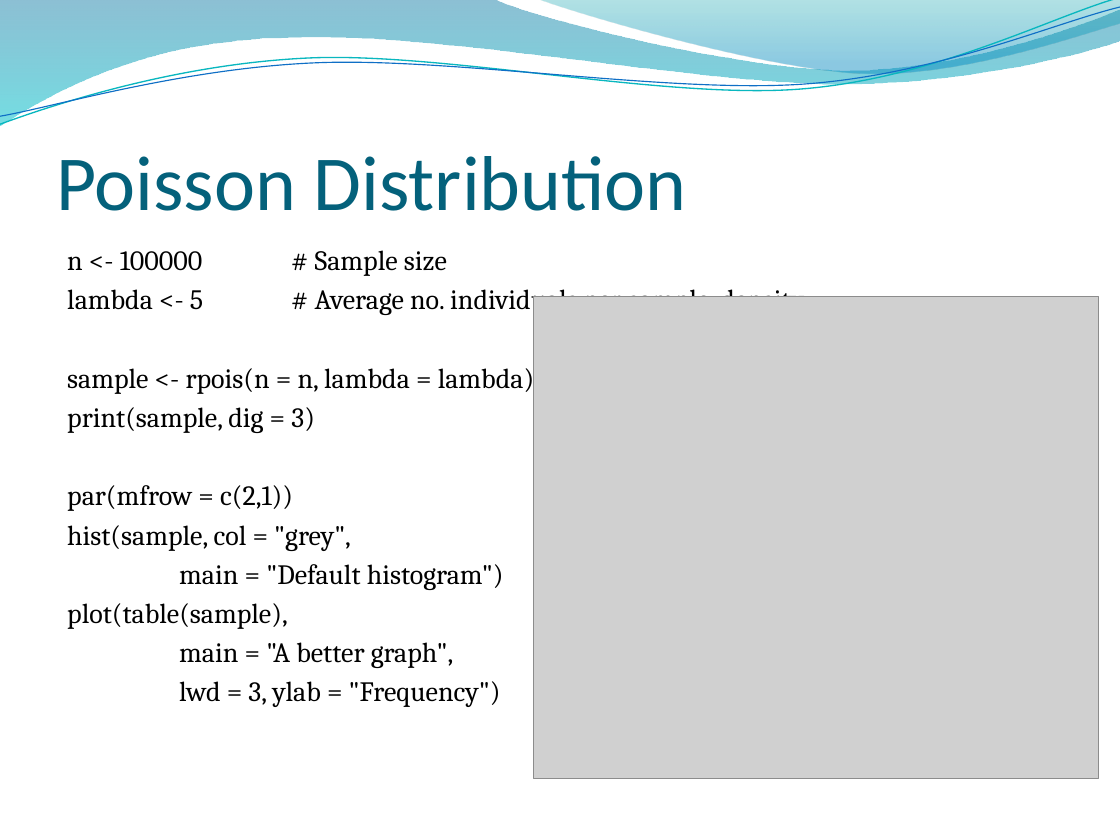
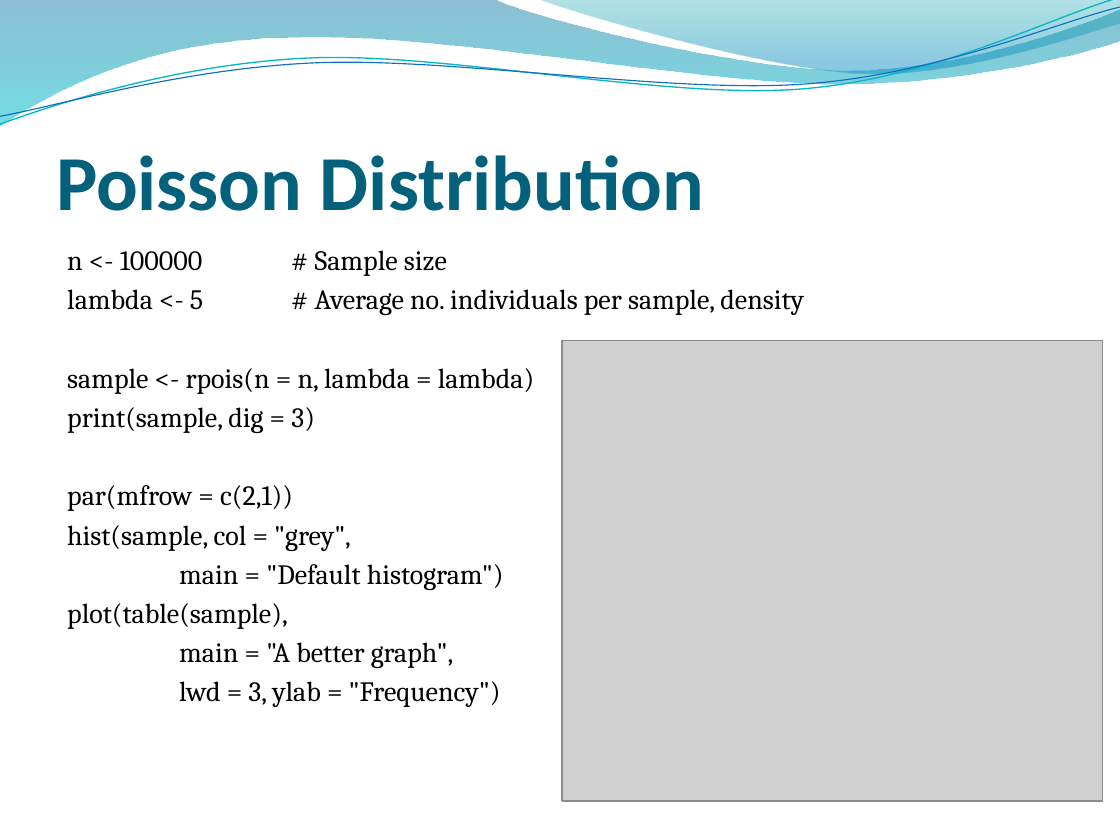
Before and after one commit to ricschuster/R_Workshop_Vienna_2018_02, a slide deck: slide 16 of ppts/Topic 3 Key Components of (Generalized) Linear Models.pptx. Drawn at 1120x840 pixels with LibreOffice and Linux fonts; fonts in the diff are those of the drawing; grey boxes stand for pictures; background and template pictures are left out. Boxes give left, top, right and bottom in pixels: in the first picture for what was removed or moved away, otherwise in the second. Text is boxed around its words. In the diff, an @@ line names an element or a change of style, - is before the commit and + after.

```diff
--- a/ppts/Topic 3 Key Components of (Generalized) Linear Models.pptx
+++ b/ppts/Topic 3 Key Components of (Generalized) Linear Models.pptx
@@ title "Poisson Distribution" at (56,155,704,211): bold on @@
@@ picture: place and size @@
-picture at (533,297,1099,778)
+picture at (562,340,1102,801)
```
Also in this commit, not shown: 40 other slides changed.
